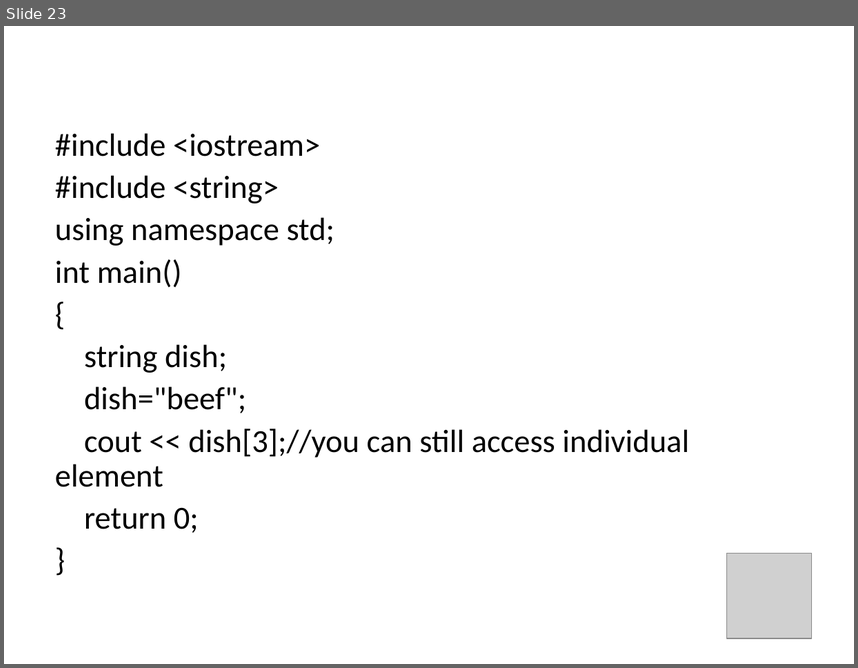
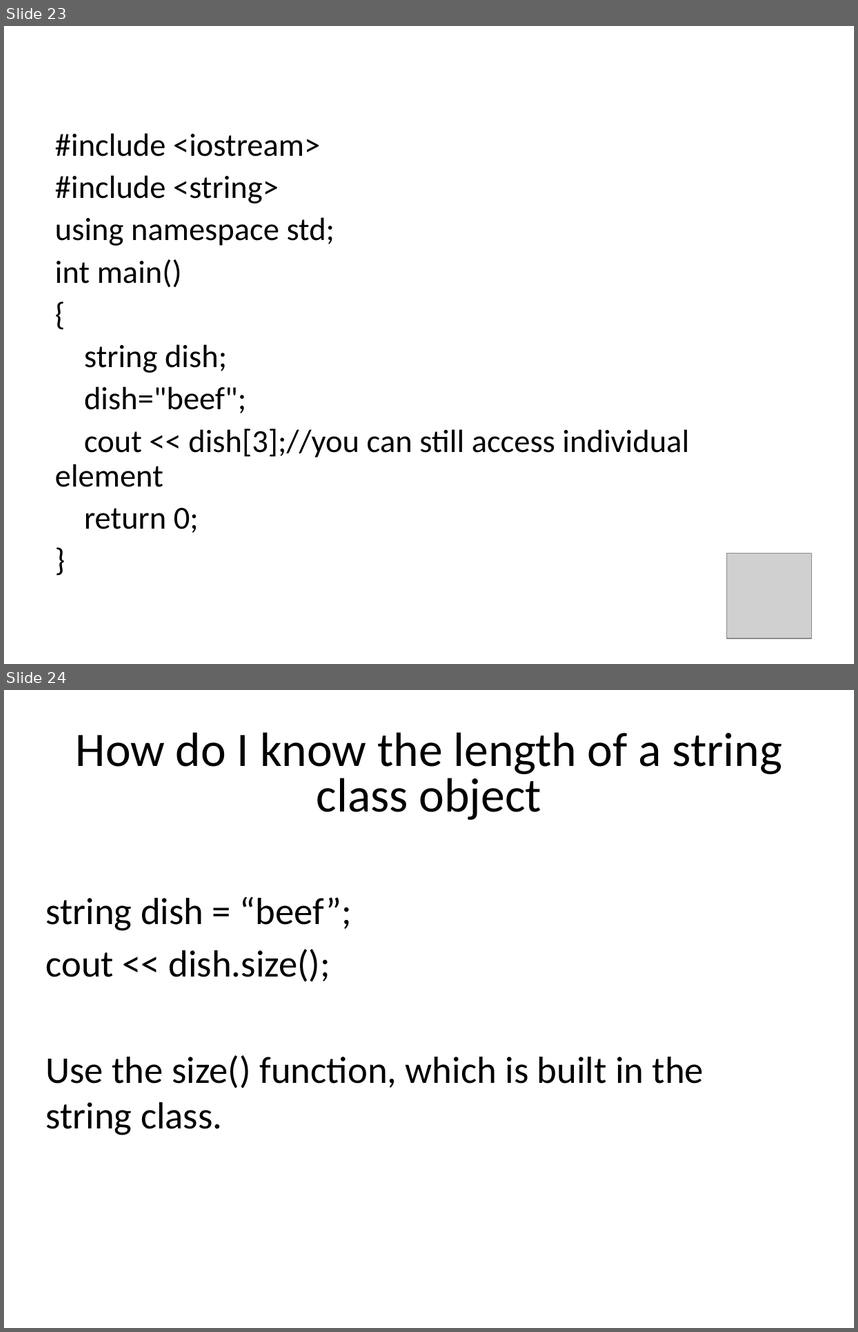
Before and after one commit to bwkeller/Computational_Physics, a slide deck: Slides/03_Arrays_Strings.odp. Shown one above the other, each under a label of ours: slide 23 before the commit, slides 23 and 24 after it. The pictures are 858x668 and 858x1332 pixels, drawn with LibreOffice and Linux fonts; fonts in the diff are those of the drawing; grey boxes stand for pictures. Boxes give left, top, right and bottom in pixels: in the first picture for what was removed or moved away, otherwise in the second. Text is boxed around its words. In the diff, an @@ line names an element or a change of style, - is before the commit and + after.

```diff
--- a/Slides/03_Arrays_Strings.odp
+++ b/Slides/03_Arrays_Strings.odp
@@ slide 24 added at box(4, 690, 854, 1328), background #FFFFFF @@
@@ title added at box(76, 732, 782, 820), 40.7 pt, text #000000 @@
+How do I know the length of a string class object
@@ text added at box(45, 896, 704, 1135), 32 pt, text #000000 @@
+string dish = “beef”;
+cout << dish.size();
+Use the size() function, which is built in the string class.
```
Also in this commit, not shown: 7 other slides added, 1 other file.
